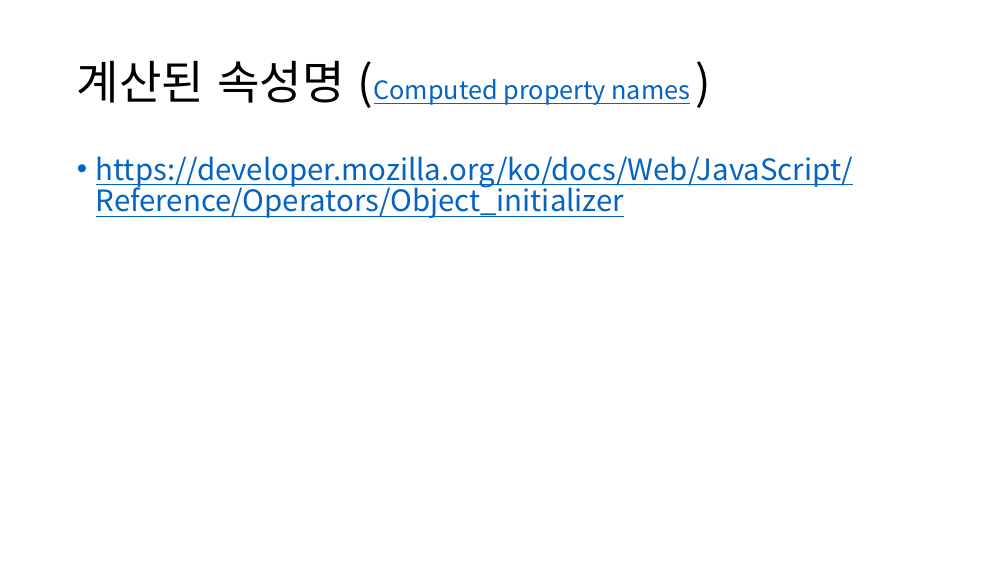
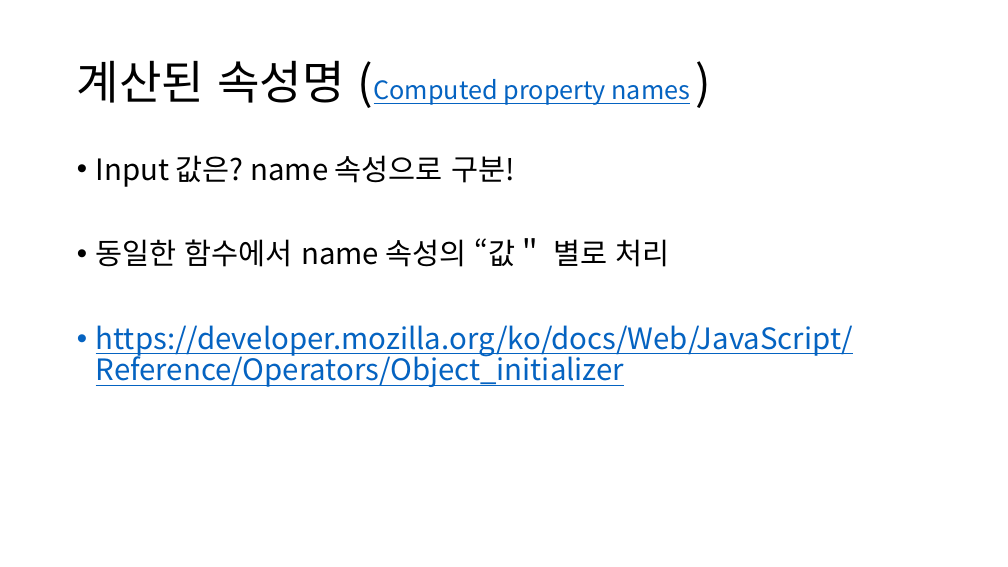
Before and after one commit to ctrl-z-won/Dev-Log, a slide deck: slide 8 of react/ctrlz3-0327.pptx. Drawn at 1008x567 pixels with LibreOffice and Linux fonts; fonts in the diff are those of the drawing. Boxes give left, top, right and bottom in pixels: in the first picture for what was removed or moved away, otherwise in the second. Text is boxed around its words. In the diff, an @@ line names an element or a change of style, - is before the commit and + after.

```diff
--- a/react/ctrlz3-0327.pptx
+++ b/react/ctrlz3-0327.pptx
@@ text at [96,155,670,267]: paragraphs added @@
+• Input 값은? name 속성으로 구분!
+• 동일한 함수에서 name 속성의 “값＂ 별로 처리
```
Also in this commit, not shown: 2 other slides changed, 1 slide added, 1 slide removed, 7 other files.
